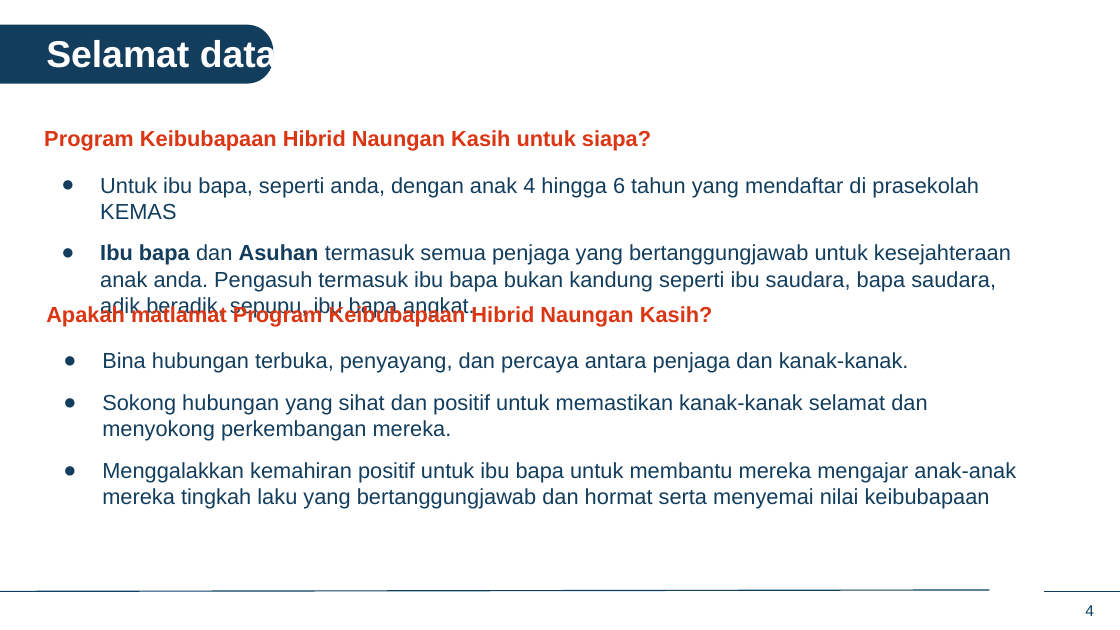
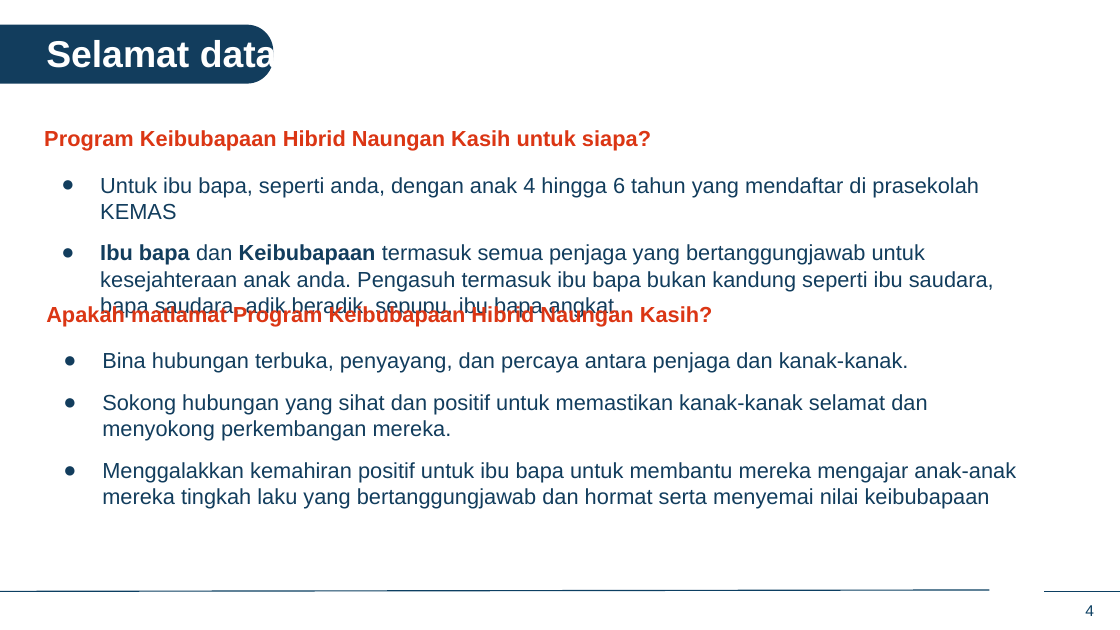
Before and after one commit to IDEMSInternational/plh-digital-content, a slide deck: slide 4 of translations/facilitator_app_malaysia/ms/ms_in_person_sessions.pptx. Drawn at 1120x630 pixels with LibreOffice and Linux fonts; fonts in the diff are those of the drawing; background and template pictures are left out. Boxes give left, top, right and bottom in pixels: in the first picture for what was removed or moved away, otherwise in the second. Text is boxed around its words. In the diff, an @@ line names an element or a change of style, - is before the commit and + after.

```diff
--- a/translations/facilitator_app_malaysia/ms/ms_in_person_sessions.pptx
+++ b/translations/facilitator_app_malaysia/ms/ms_in_person_sessions.pptx
@@ text at (100, 244, 994, 318): text changed @@
-● Ibu bapa dan Asuhan termasuk semua penjaga yang bertanggungjawab untuk kesejahteraan anak anda. Pengasuh termasuk ibu bapa bukan kandung seperti ibu saudara, bapa saudara, adik beradik, sepupu, ibu bapa angkat.
+● Ibu bapa dan Keibubapaan termasuk semua penjaga yang bertanggungjawab untuk kesejahteraan anak anda. Pengasuh termasuk ibu bapa bukan kandung seperti ibu saudara, bapa saudara, adik beradik, sepupu, ibu bapa angkat.
```
Also in this commit, not shown: 10 other slides changed.
